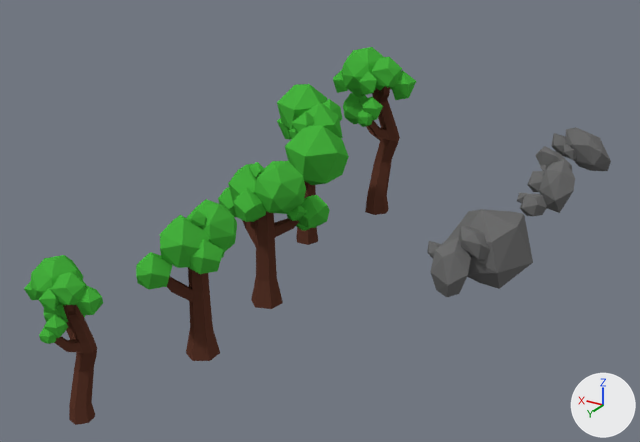
What one commit did to the Blender file Assets/Models/SASNaturalProps.blend.
The view is the same before and after, from a 50 mm lens placed at (-3.1, 12.13, 4.06), pointed at (2.5, 2.81, -0.61). Arrows for +X, +Y and +Z are at lower right; the lights stay in place.
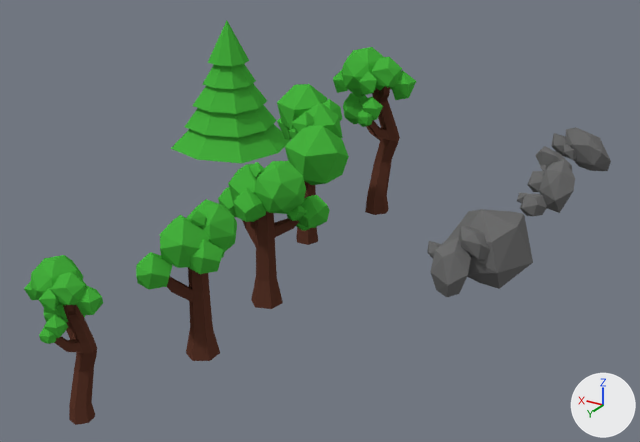
Pixel boxes (x1, y1, x2, y2) of what changed, in the pictures (640 x 442 px):
'Cone', added (green)
    after: (171, 21, 290, 163)

Diff of the bpy script that builds the scene:
```diff
--- a/Assets/Models/SASNaturalProps.blend.py
+++ b/Assets/Models/SASNaturalProps.blend.py
@@ me_cone @@
+me_cone.from_pydata(...)  # 74 vertices, 76 faces; spans x -1.0..1.0, y -1.0..1.0, z -0.93..1.26
+me_cone.materials.append(mat_leaves)  # green #47b23e
@@ ob_cone @@
+ob_cone = bpy.data.objects.new('Cone', me_cone)
+ob_cone.location = (6.02, -0.01, 0.01)
```
